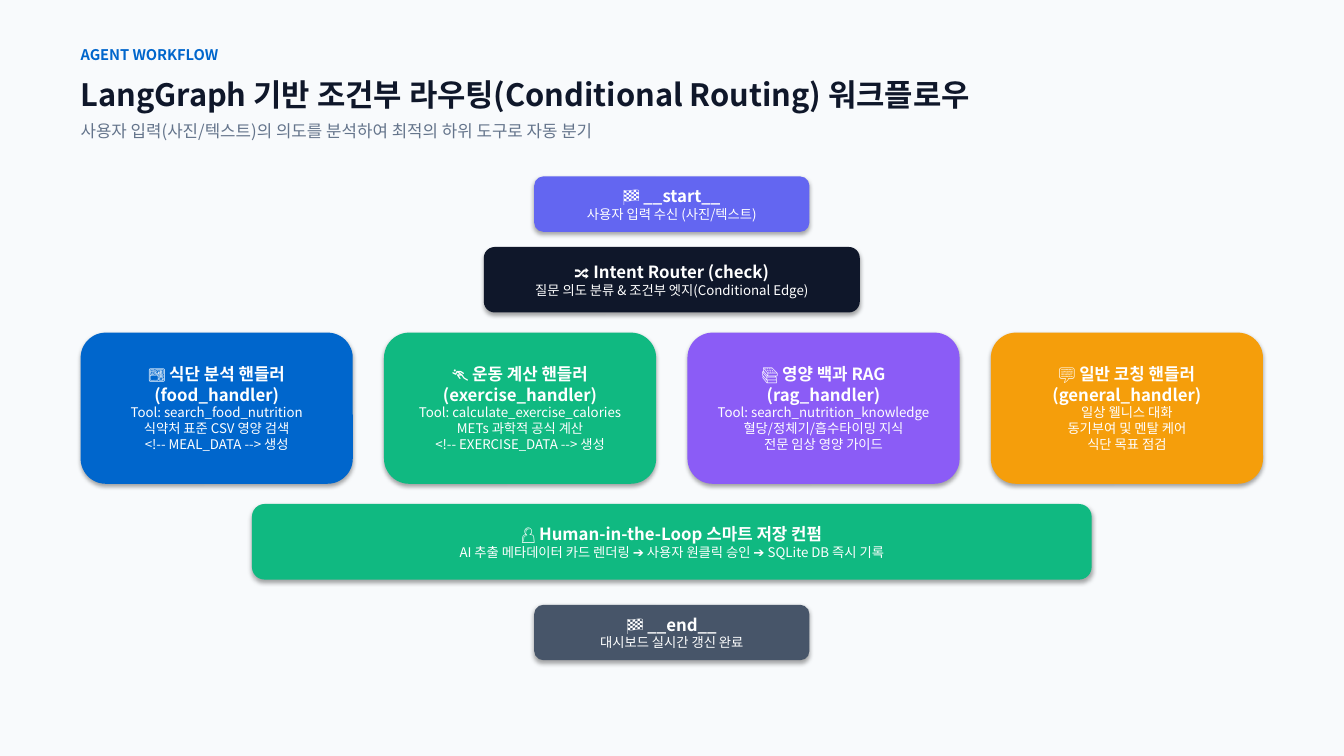
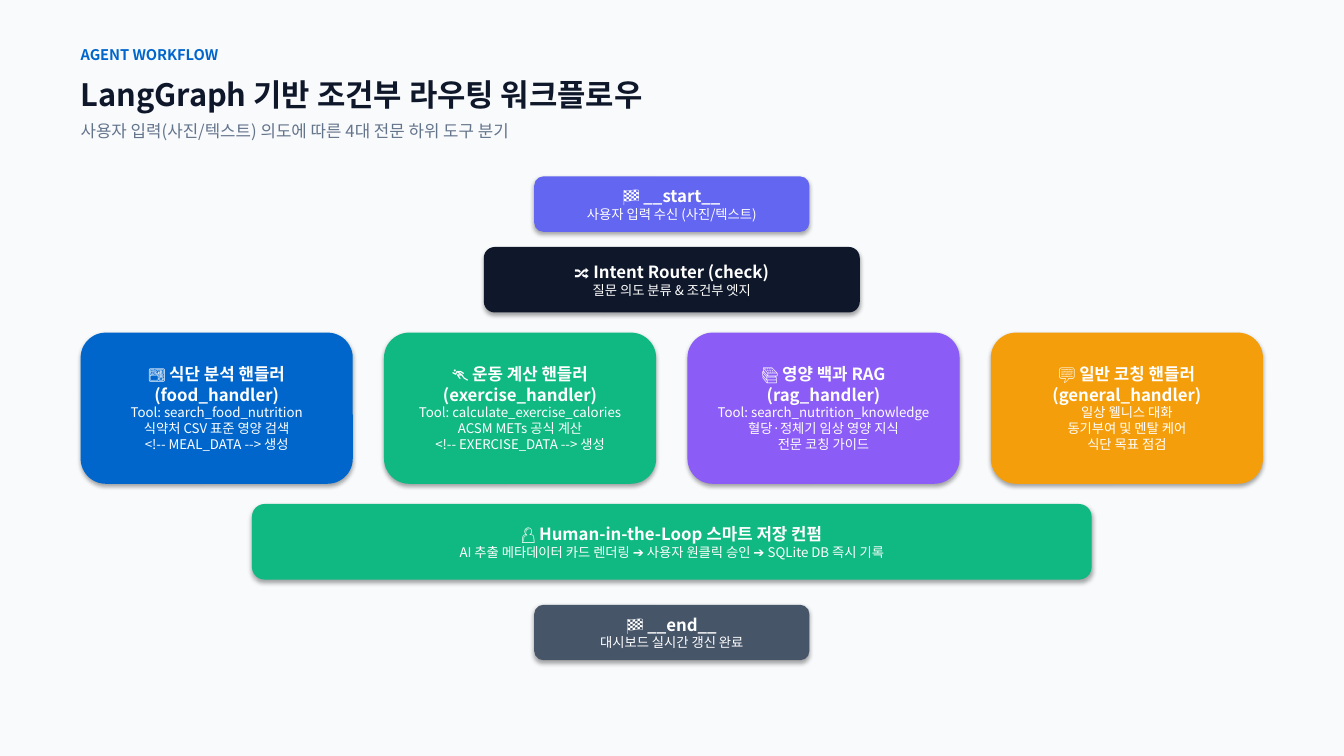
Before and after one commit to rye6837-web/impossible_to_get_lost_my_weight, a slide deck: slide 7 of AI_Diet_Coach_Presentation.pptx. Drawn at 1344x756 pixels with LibreOffice and Linux fonts; fonts in the diff are those of the drawing. Boxes give left, top, right and bottom in pixels: in the first picture for what was removed or moved away, otherwise in the second. Text is boxed around its words. In the diff, an @@ line names an element or a change of style, - is before the commit and + after.

Commit message:
docs: Condense slide text by ~35% for clean, Apple-inspired readability across all 15 slides

```diff
--- a/AI_Diet_Coach_Presentation.pptx
+++ b/AI_Diet_Coach_Presentation.pptx
@@ text at <box>81,80,642,114</box>: text changed @@
-LangGraph 기반 조건부 라우팅(Conditional Routing) 워크플로우
+LangGraph 기반 조건부 라우팅 워크플로우
@@ text at <box>81,123,509,140</box>: text changed @@
-사용자 입력(사진/텍스트)의 의도를 분석하여 최적의 하위 도구로 자동 분기
+사용자 입력(사진/텍스트) 의도에 따른 4대 전문 하위 도구 분기
@@ text in rounded rectangle at <box>593,284,750,296</box>: text changed @@
-질문 의도 분류 & 조건부 엣지(Conditional Edge)
+질문 의도 분류 & 조건부 엣지
@@ text in rounded rectangle at <box>131,403,303,451</box>: text changed @@
-Tool: search_food_nutrition
-식약처 표준 CSV 영양 검색
-<!-- MEAL_DATA --> 생성
+Tool: search_food_nutrition
+식약처 CSV 표준 영양 검색
+<!-- MEAL_DATA --> 생성
@@ text in rounded rectangle at <box>419,403,621,451</box>: text changed @@
-Tool: calculate_exercise_calories
-METs 과학적 공식 계산
-<!-- EXERCISE_DATA --> 생성
+Tool: calculate_exercise_calories
+ACSM METs 공식 계산
+<!-- EXERCISE_DATA --> 생성
@@ text in rounded rectangle at <box>718,403,929,450</box>: text changed @@
-Tool: search_nutrition_knowledge
-혈당/정체기/흡수타이밍 지식
-전문 임상 영양 가이드
+Tool: search_nutrition_knowledge
+혈당·정체기 임상 영양 지식
+전문 코칭 가이드
```
Also in this commit, not shown: 14 other slides changed, 1 other file.
